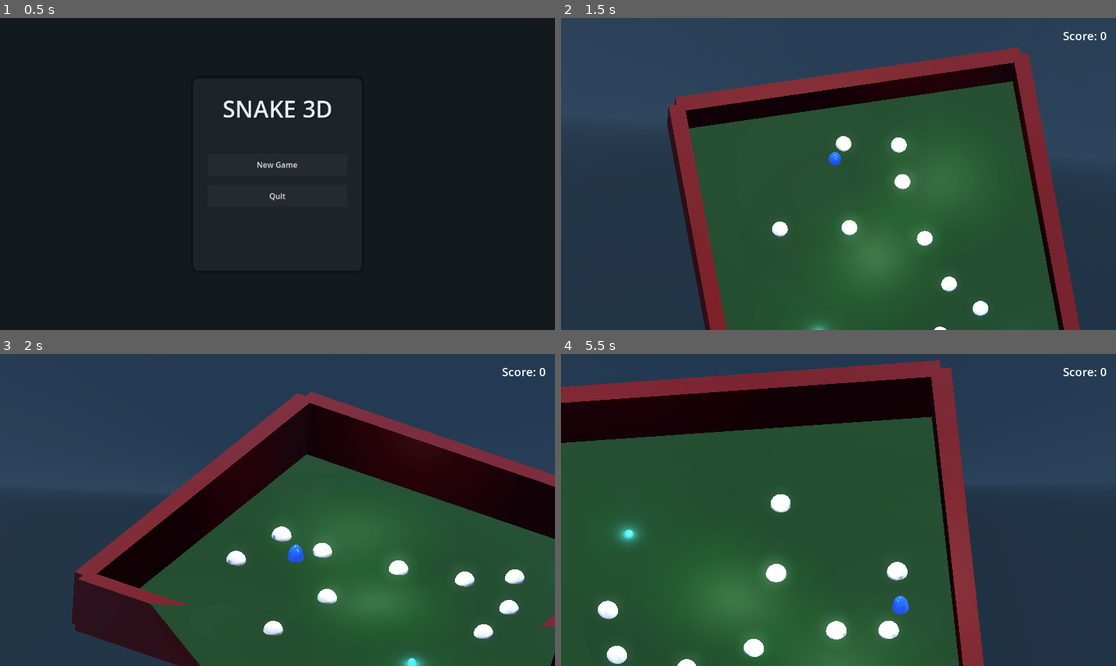
Above: before the commit, frames 1-4 (two rows, left to right).
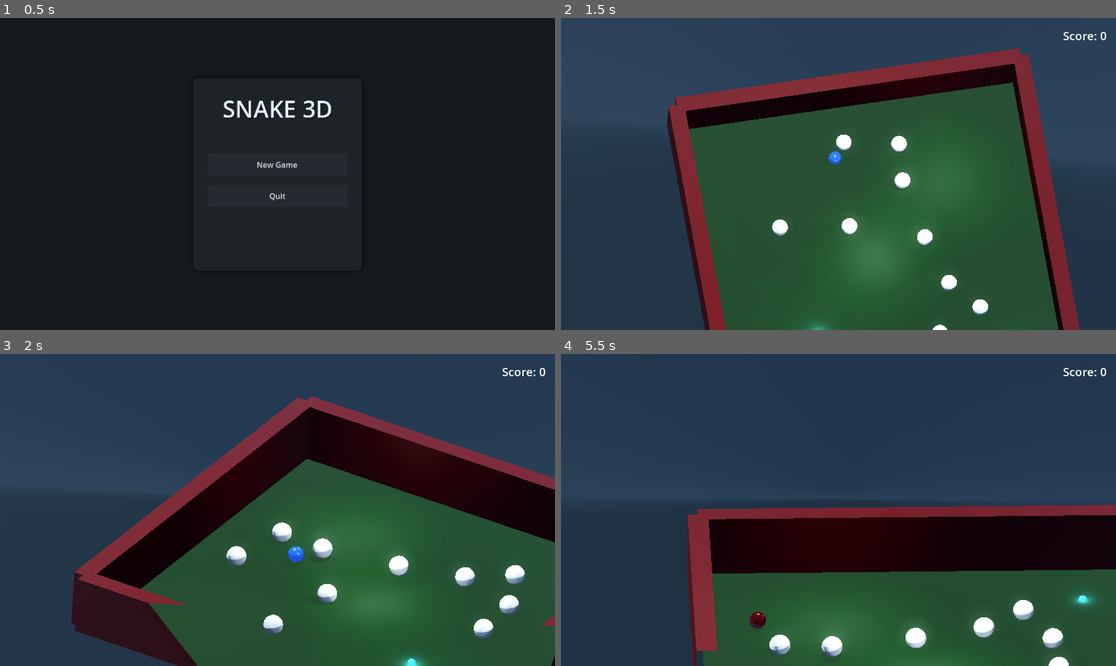
Above: after the commit, the same moments.

Repository: bluehexagons/snakeproject
Game: Godot game, scene res://scenes/main_menu.tscn
The game is run twice, just before and just after one commit, with the same random seed, the same clock (stepped at 60 frames per second) and the same inputs.
Inputs:
- Up to frame 1 (0.5 s): no input
- Up to frame 2 (1.5 s): click "New Game" at 0.5 s; hold D (move_right) from 1.28 s (still down); hold F (toggle_camera_angle) from 1.28 s (still down)
- Up to frame 3 (2 s): keep holding D (move_right); keep holding F (toggle_camera_angle)
- Up to frame 4 (5.5 s): release D (move_right) at 2.03 s; release F (toggle_camera_angle) at 2.03 s; hold S (move_down) 2.03-2.78 s; tap F (toggle_camera_angle) at 2.1, 3.6, 5.1 s; hold D (move_right) 2.78-3.53 s; hold F (toggle_camera_angle) 2.78-3.53 s; hold W (move_up) 3.53-4.28 s; hold F (toggle_camera_angle) 4.28-5.03 s; hold A (move_left) from 4.28 s (still down); tap U (toggle_unkillable, bound only after the commit) at 4.9 s

Frame 1 is identical in both runs. In frame 2, 1.0% of the frame differs, in the area x 19-94%, y 9-100%; in frame 3, 4.1%; in frame 4, 72%, in the area x 0-100%, y 2-100%.

Commit message:
(w/AI) Fix everything sinking in the ground, changed player back to sphere, added unkillable toggle/effect for debug

Diff:
--- a/project.godot
+++ b/project.godot
@@ -58,6 +58,11 @@
 "events": [Object(InputEventKey,"resource_local_to_scene":false,"resource_name":"","device":-1,"window_id":0,"alt_press …(192 unchanged characters)…
 ]
 }
+toggle_unkillable={
+"deadzone": 0.5,
+"events": [Object(InputEventKey,"resource_local_to_scene":false,"resource_name":"","device":-1,"window_id":0,"alt_pressed":false,"shift_pressed":false,"ctrl_pressed":false,"meta_pressed":false,"pressed":false,"keycode":0,"physical_keycode":85,"key_label":0,"unicode":117,"location":0,"echo":false,"script":null)
+]
+}
 
 [physics]
 
--- a/scenes/player.tscn
+++ b/scenes/player.tscn
@@ -15,7 +15,6 @@
 material = SubResource("StandardMaterial3D_1")
 radius = 0.4
 height = 0.8
-is_hemisphere = true
 
 [sub_resource type="SphereShape3D" id="SphereShape3D_1"]
 radius = 0.4
@@ -25,7 +24,6 @@
 script = ExtResource("1_script")
 
 [node name="MeshInstance3D" type="MeshInstance3D" parent="."]
-transform = Transform3D(1, 0, 0, 0, 1, 0, 0, 0, 1, 0, 0.2, 0)
 mesh = SubResource("SphereMesh_1")
 
 [node name="CollisionShape3D" type="CollisionShape3D" parent="."]
--- a/scenes/segment.tscn
+++ b/scenes/segment.tscn
@@ -29,7 +29,6 @@
 script = ExtResource("1_script")
 
 [node name="MeshInstance3D" type="MeshInstance3D" parent="."]
-transform = Transform3D(1, 0, 0, 0, 1, 0, 0, 0, 1, 0, 0.2, 0)
 mesh = SubResource("SphereMesh_1")
 
 [node name="CollisionShape3D" type="CollisionShape3D" parent="."]
--- a/scripts/physics_object.gd
+++ b/scripts/physics_object.gd
@@ -199,10 +199,12 @@
 		)
 
 func apply_gravity(_delta: float) -> void:
-	if position.y > PhysicsConstants.GROUND_LEVEL:
+	# Adjust ground check to account for sphere radius
+	var collision_radius = 0.4  # This should match your collision shape radius
+	if position.y > PhysicsConstants.GROUND_LEVEL + collision_radius:
 		apply_force(Vector3.DOWN * mass * PhysicsConstants.GRAVITY)
-	elif position.y < PhysicsConstants.GROUND_LEVEL:
-		position.y = PhysicsConstants.GROUND_LEVEL
+	elif position.y < PhysicsConstants.GROUND_LEVEL + collision_radius:
+		position.y = PhysicsConstants.GROUND_LEVEL + collision_radius
 		if velocity.y < 0:
 			# Convert impact to an impulse
 			var impulse = Vector3.UP * (-velocity.y * mass * (1.0 + PhysicsConstants.BOUNCE_DAMPENING))
--- a/scripts/player.gd
+++ b/scripts/player.gd
@@ -47,6 +47,10 @@
 const SEGMENT_SPAWN_PUSH = 20.0  # Force to push back existing segments
 const DIGESTION_PULSE_SCALE = 1.2  # How much to pulse when digesting
 
+const UNKILLABLE_COLOR = Color(0.7, 0.9, 1.0)  # Light blue tint
+const UNKILLABLE_EMISSION = Color(0.4, 0.6, 1.0)  # Brighter blue emission
+const UNKILLABLE_EMISSION_ENERGY = 1.2
+
 var facing_direction: Vector3 = Vector3.FORWARD
 var segments: Array[Segment] = []
 var target_velocity: Vector3 = Vector3.ZERO
@@ -62,7 +66,7 @@
 var is_digesting: bool = false
 var digestion_timer: float = 0.0
 var digestion_flash_material: StandardMaterial3D
-var unkillable: bool = true
+var unkillable: bool = false
 
 var physics_basis: Basis
 var visual_basis: Basis
@@ -116,6 +120,12 @@
 	var target_base_color = BASE_COLOR
 	var target_emission = BASE_EMISSION
 	var target_emission_energy = BASE_EMISSION_ENERGY
+
+	# Update visuals based on unkillable state
+	if unkillable:
+		target_base_color = UNKILLABLE_COLOR
+		target_emission = UNKILLABLE_EMISSION
+		target_emission_energy = UNKILLABLE_EMISSION_ENERGY
 
 	var stuck_time = 0.0
 
@@ -313,6 +323,10 @@
 	mesh_instance.global_position = visual_pos
 	mesh_instance.basis = visual_basis
 
+func _unhandled_input(event: InputEvent) -> void:
+	if event.is_action_pressed("toggle_unkillable"):
+		unkillable = !unkillable
+
 func add_segment(growth_state: float = 0.0, saved_pos: Vector3 = Vector3.ZERO) -> CharacterBody3D:
 	if is_dead:
 		return
@@ -436,7 +450,10 @@
 		game_manager.game_over()
 
 func die():
-	if is_dead or unkillable:
+	if unkillable:  # Early return if unkillable
+		return
+
+	if is_dead:
 		return
 
 	is_dead = true
